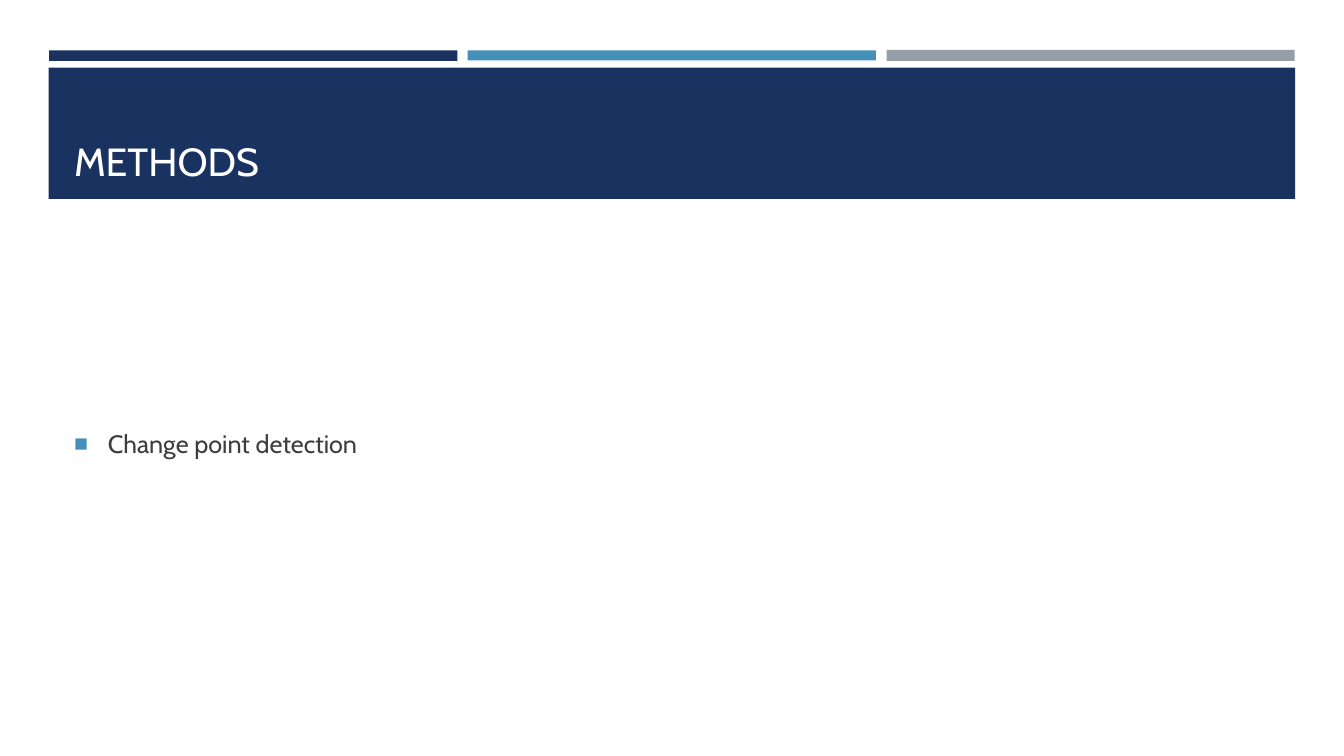
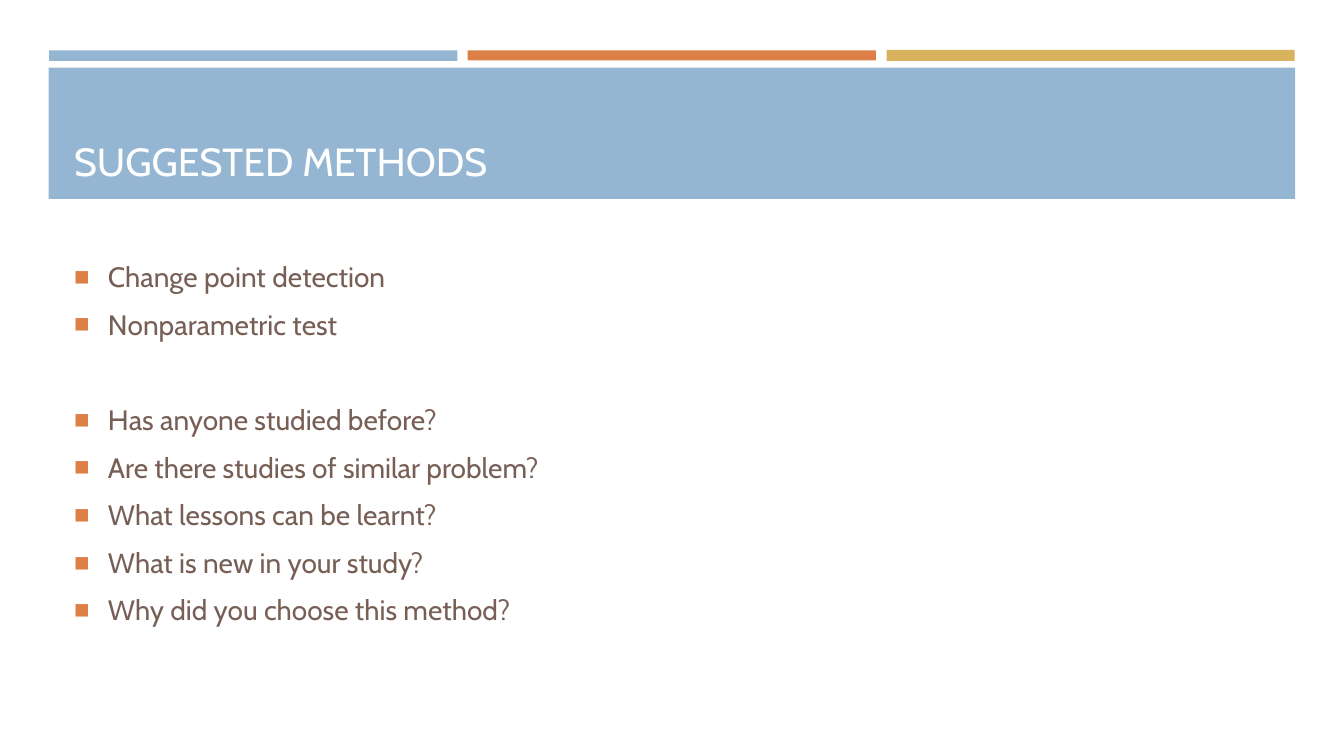
Before and after one commit to araea382/MT, a slide deck: slide 5 of Presentation/1-Proposal seminar.pptx (slide 4 before the commit). Drawn at 1344x756 pixels with LibreOffice and Linux fonts; fonts in the diff are those of the drawing. Boxes give left, top, right and bottom in pixels: in the first picture for what was removed or moved away, otherwise in the second. Text is boxed around its words. In the diff, an @@ line names an element or a change of style, - is before the commit and + after.

```diff
--- a/Presentation/1-Proposal seminar.pptx
+++ b/Presentation/1-Proposal seminar.pptx
@@ rectangle at [49,50,458,60]: fill #1A3260 to #94B6D2 @@
@@ rectangle at [468,50,876,60]: fill #4590B8 to #DD8047 @@
@@ rectangle at [886,50,1295,62]: fill #969FA7 to #D8B25C @@
@@ rectangle at [48,68,1296,199]: fill #1A3260 to #94B6D2 @@
@@ title at [74,148,487,177]: text changed @@
-METHODS
+SUGGESTED METHODS
@@ text at [108,266,385,294]: size 18 to 20 pt, text colour #3D3D3D to #775F55 in "Change point detection"; bullet colour #4590B8 to #DD8047 @@
@@ text at [108,315,538,627]: paragraphs added @@
+■ Nonparametric test
+■ Has anyone studied before?
+■ Are there studies of similar problem?
+■ What lessons can be learnt?
+■ What is new in your study?
+■ Why did you choose this method?
```
Also in this commit, not shown: 4 other slides changed, 2 slides added, 1 slide removed, 6 other files.
